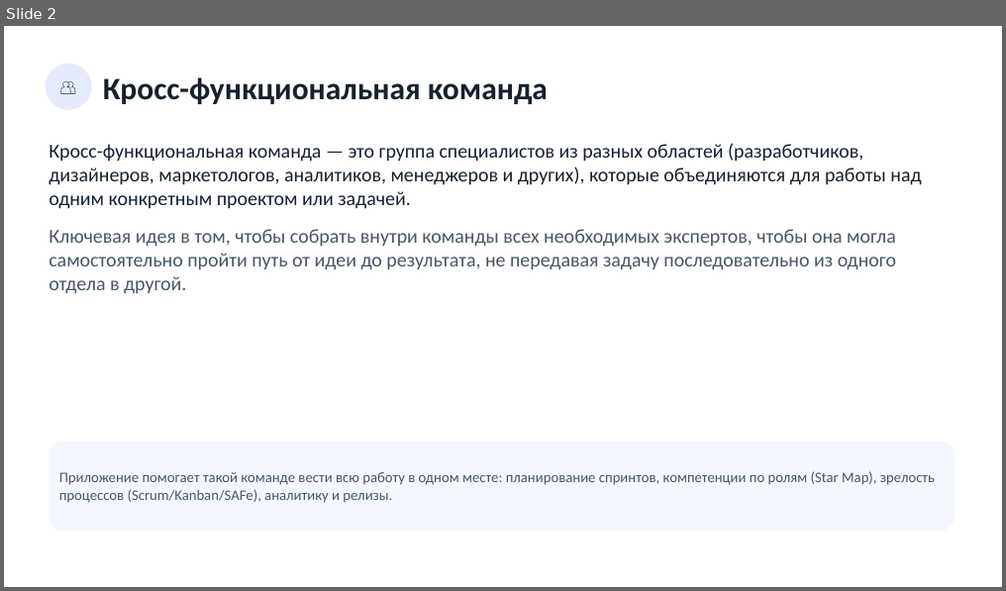
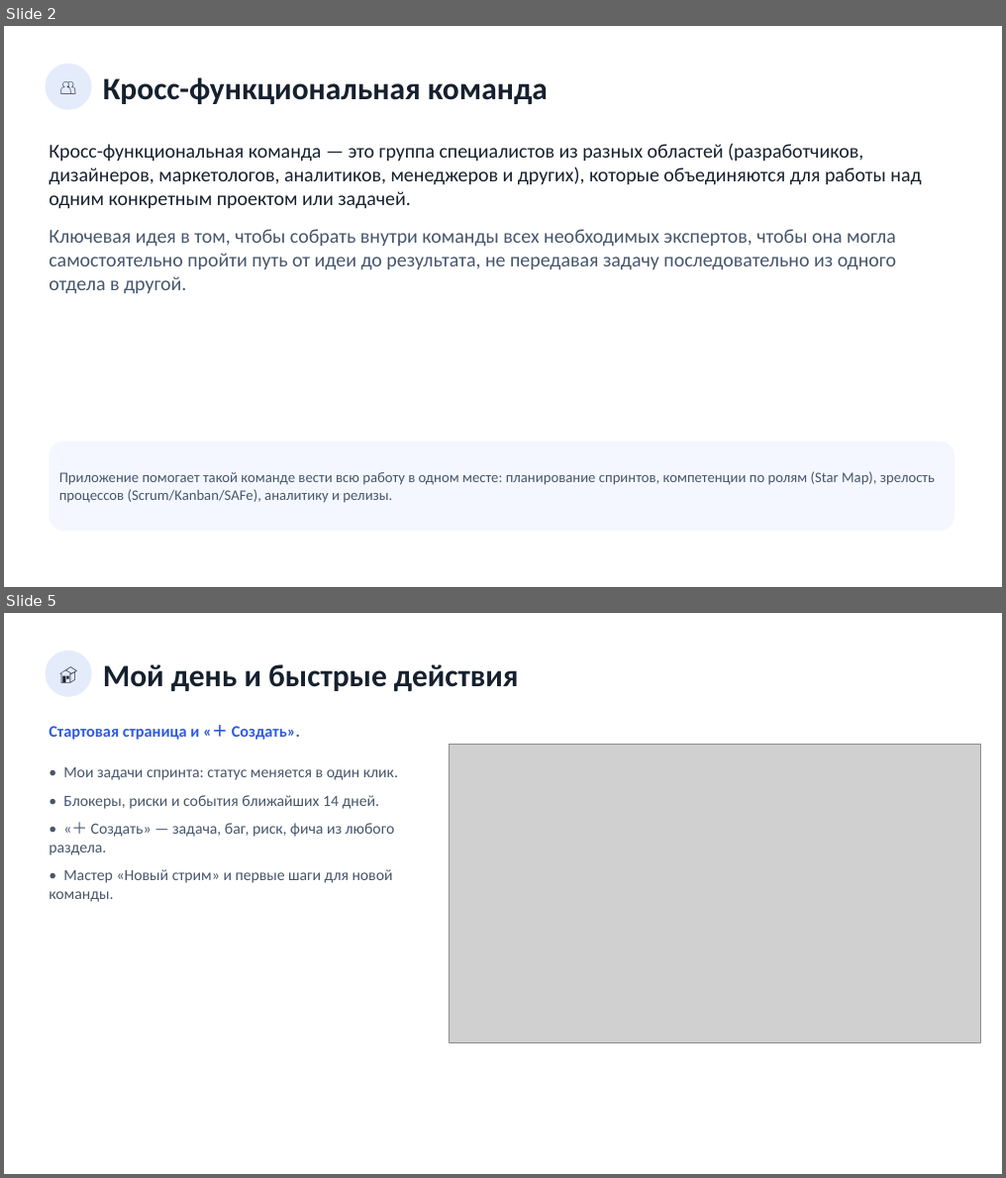
Before and after one commit to neoandrey1985/Upravlenie-streamami, a slide deck: frontend/docs/Презентация_приложения.pptx. Shown one above the other, each under a label of ours: slide 2 before the commit, slides 2 and 5 after it; the slides between them are not shown. The pictures are 1006x591 and 1006x1178 pixels, drawn with LibreOffice and Linux fonts; fonts in the diff are those of the drawing; grey boxes stand for pictures. Boxes give left, top, right and bottom in pixels: in the first picture for what was removed or moved away, otherwise in the second. Text is boxed around its words. In the diff, an @@ line names an element or a change of style, - is before the commit and + after.

```diff
--- a/frontend/docs/Презентация_приложения.pptx
+++ b/frontend/docs/Презентация_приложения.pptx
@@ slide 5 added at (x1=4, y1=613, x2=1002, y2=1174), background #FFFFFF @@
@@ ellipse added at (x1=46, y1=651, x2=91, y2=697), fill #E4EBFB, 18 pt, text #16202E @@
+🏠
@@ text added at (x1=103, y1=664, x2=519, y2=691), 30 pt, text #16202E, bold @@
+Мой день и быстрые действия
@@ text added at (x1=49, y1=726, x2=300, y2=740), 15.5 pt, text #2D5BE3, bold @@
+Стартовая страница и «＋ Создать».
@@ picture added at (x1=450, y1=744, x2=981, y2=1043) @@
@@ text added at (x1=49, y1=767, x2=398, y2=902), 15 pt, text #47566B @@
+• Мои задачи спринта: статус меняется в один клик.
+• Блокеры, риски и события ближайших 14 дней.
+• «＋ Создать» — задача, баг, риск, фича из любого раздела.
+• Мастер «Новый стрим» и первые шаги для новой команды.
```
Also in this commit, not shown: 1 other slide added, 20 other files.
